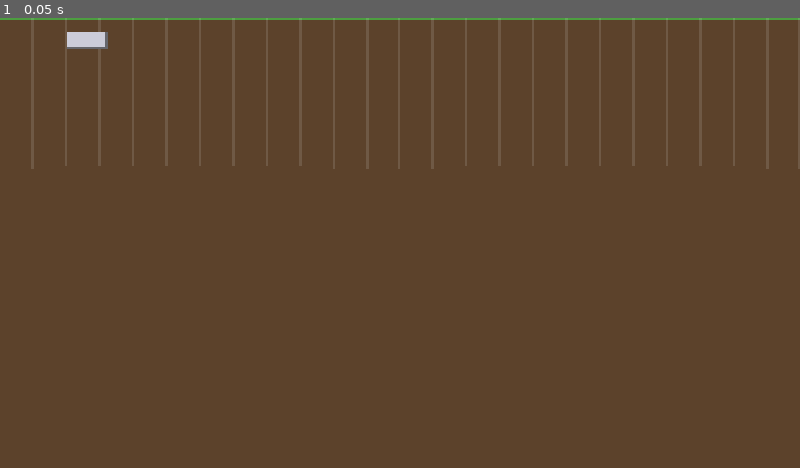
Above: before the commit, frame 1.
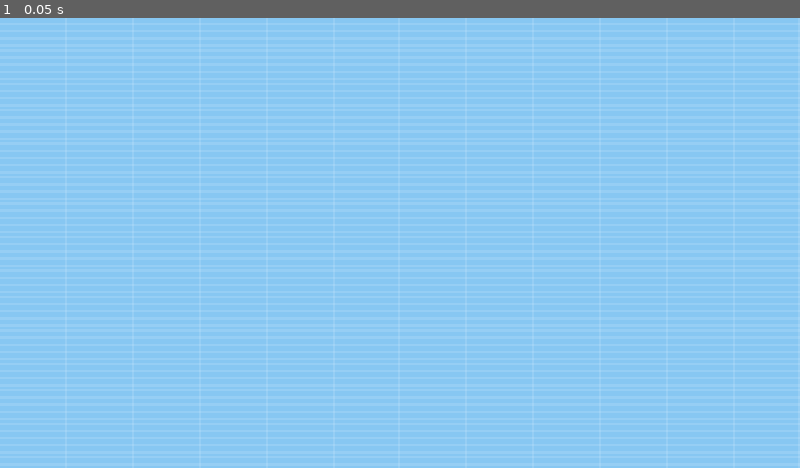
Above: after the commit, the same moment.

Repository: evidencelacking/TowerGame
Game: Godot game, scene res://scenes/main.tscn
Two runs of this game, one before a commit and one after it. Both use one fixed random seed, a clock stepped at 60 frames per second and the inputs below.
Inputs:
- Up to frame 1 (0.05 s): no input

The runs differ from the first frame. In frame 1, 100% of the frame differs, in the area x 0-100%, y 0-100%.

Commit message:
refactor(view): use shared view_consts.gd from #5 (refs #6)
Co-Authored-By: Claude Sonnet 5.5 <noreply@anthropic.com>

Diff:
--- a/scripts/main.gd
+++ b/scripts/main.gd
@@ -13,5 +13,5 @@
 		_tower.grid.place(i + 1, 1 + i % 8, 10 + (i * 7) % 60, 4 + i % 5)
 	_tower.grid.place(100, -2, 20, 12)
 	var renderer: TowerRenderer = $TowerRenderer
-	renderer.people = [[1, 120], [3, 400]]
+	renderer.people = [[1, 240], [3, 800]]
 	renderer.set_tower(_tower)
--- a/scripts/view/tower_renderer.gd
+++ b/scripts/view/tower_renderer.gd
@@ -1,7 +1,8 @@
 class_name TowerRenderer
 extends Node2D
+const VC := preload("res://scripts/view/view_consts.gd")
 ## Draws the tower with native shapes only. Reads the Tower read-only; never mutates sim state.
-## All geometry is integer pixels from ViewConstants, so edges stay aligned at any zoom.
+## All geometry is integer pixels from view_consts.gd, so edges stay aligned at any zoom.
 
 const SKY_COLOR := Color(0.53, 0.78, 0.95)
 const GROUND_COLOR := Color(0.36, 0.26, 0.17)
@@ -12,7 +13,7 @@
 const PERSON_COLOR := Color(0.95, 0.9, 0.2)
 const MARGIN: int = 4000  ## Sky and ground extend this far past the tower, in pixels.
 const PERSON_W: int = 4
-const PERSON_H: int = 10
+const PERSON_H: int = 10  # a cell is 16 px tall
 
 ## Room type -> colour. The only place room colours are defined. Room types do not exist in
 ## the sim yet (issue 2.x); keys are placeholder type ids until they do.
@@ -37,30 +38,26 @@
 
 
 func _draw() -> void:
-	var top := ViewConstants.floor_top_y(Tower.Grid.FLOOR_COUNT - 1)
-	var bottom := ViewConstants.floor_top_y(0) + ViewConstants.FLOOR_H
-	var left := -MARGIN
-	var width := ViewConstants.TOWER_PX_W + 2 * MARGIN
-	draw_rect(Rect2i(left, top - MARGIN, width, -top + MARGIN), SKY_COLOR)
-	draw_rect(Rect2i(left, 0, width, bottom + MARGIN), GROUND_COLOR)
-	draw_rect(Rect2i(left, 0, width, 4), GRASS_COLOR)
+	var cell := VC.CELL_PX
+	var world := Rect2i(VC.world_rect())
+	var ground_y := (Tower.Grid.FLOOR_MAX) * cell  # bottom of floor 1, top of B1
+	draw_rect(Rect2i(-MARGIN, world.position.y - MARGIN, world.size.x + 2 * MARGIN, ground_y + MARGIN), SKY_COLOR)
+	draw_rect(Rect2i(-MARGIN, ground_y, world.size.x + 2 * MARGIN, world.size.y - ground_y + MARGIN), GROUND_COLOR)
+	draw_rect(Rect2i(-MARGIN, ground_y, world.size.x + 2 * MARGIN, 4), GRASS_COLOR)
 	if tower == null:
 		return
-	_draw_floors()
+	_draw_grid(world)
 	_draw_rooms()
 	_draw_people()
 
 
-func _draw_floors() -> void:
-	for index: int in Tower.Grid.FLOOR_COUNT:
-		var y := ViewConstants.floor_top_y(index)
-		if index >= 10:  # floor separator lines, 1 screen pixel at any zoom
-			var line_y := y + ViewConstants.FLOOR_H
-			draw_line(Vector2(0, line_y), Vector2(ViewConstants.TOWER_PX_W, line_y), GRID_COLOR, -1.0)
+## Hairline lines (1 screen pixel at any zoom) every floor and every 10 columns.
+func _draw_grid(world: Rect2i) -> void:
+	var cell := VC.CELL_PX
+	for row in range(0, Tower.Grid.FLOOR_COUNT + 1):
+		draw_line(Vector2(0, row * cell), Vector2(world.size.x, row * cell), GRID_COLOR, -1.0)
 	for column in range(0, Tower.Grid.WIDTH_UNITS + 1, 10):
-		var x := ViewConstants.column_x(column)
-		var y0 := ViewConstants.floor_top_y(Tower.Grid.FLOOR_COUNT - 1)
-		draw_line(Vector2(x, y0), Vector2(x, y0 + Tower.Grid.FLOOR_COUNT * ViewConstants.FLOOR_H), GRID_COLOR, -1.0)
+		draw_line(Vector2(column * cell, 0), Vector2(column * cell, world.size.y), GRID_COLOR, -1.0)
 
 
 func _draw_rooms() -> void:
@@ -76,7 +73,7 @@
 				continue
 			seen[id] = true
 			var run := grid.run_of(id)
-			var rect := Rect2i(ViewConstants.column_x(run[1]), ViewConstants.floor_top_y(index), run[2] * ViewConstants.CELL_W, ViewConstants.FLOOR_H)
+			var rect := Rect2i(run[1] * VC.CELL_PX, VC.floor_to_row(floor_number) * VC.CELL_PX, run[2] * VC.CELL_PX, VC.CELL_PX)
 			var type_id: int = room_type_of.call(id)
 			var color: Color = ROOM_COLORS.get(type_id, EMPTY_ROOM_COLOR)
 			draw_rect(rect, color)
@@ -86,8 +83,7 @@
 
 func _draw_people() -> void:
 	for person in people:
-		var index := Tower.Grid.floor_to_index(person[0])
-		if index < 0:
+		if not Tower.Grid.is_valid_floor(person[0]):
 			continue
-		var y := ViewConstants.floor_top_y(index) + ViewConstants.FLOOR_H - PERSON_H
+		var y: int = (VC.floor_to_row(person[0]) + 1) * VC.CELL_PX - PERSON_H
 		draw_rect(Rect2i(person[1], y, PERSON_W, PERSON_H), PERSON_COLOR)
--- a/scripts/view/view_constants.gd
+++ /dev/null
@@ -1,18 +0,0 @@
-class_name ViewConstants
-extends RefCounted
-## Pixel geometry shared by the view scripts (renderer, camera). One world unit is one pixel at
-## zoom 1. World y grows downward; y = 0 is the ground line (the bottom of floor 1, the top of B1).
-
-const CELL_W: int = 8  ## Pixels per grid cell, horizontally.
-const FLOOR_H: int = 36  ## Pixels per floor, vertically.
-const TOWER_PX_W: int = Tower.Grid.WIDTH_UNITS * CELL_W  ## Width of one floor in pixels.
-
-
-## Top edge (world y) of a floor given its storage index (see Grid.floor_to_index()).
-static func floor_top_y(floor_index: int) -> int:
-	return -(floor_index - 9) * FLOOR_H
-
-
-## Left edge (world x) of a grid column.
-static func column_x(column: int) -> int:
-	return column * CELL_W
--- /dev/null
+++ b/scripts/view/view_consts.gd
@@ -0,0 +1,18 @@
+extends RefCounted
+## Shared view constants and world-space helpers. World space: x grows right from
+## column 0, y grows down from the top of floor 100. One grid cell is CELL_PX square.
+
+const CELL_PX := 16  ## Pixels per grid cell (and per floor height) at zoom 1.
+const GridScript := preload("res://scripts/sim/grid.gd")
+
+
+## Row index counted from the top: floor 100 is row 0, B10 is the last row (no floor 0).
+static func floor_to_row(floor_number: int) -> int:
+	if floor_number > 0:
+		return GridScript.FLOOR_MAX - floor_number
+	return GridScript.FLOOR_MAX - floor_number - 1
+
+
+## The whole tower in pixels at zoom 1.
+static func world_rect() -> Rect2:
+	return Rect2(0, 0, GridScript.WIDTH_UNITS * CELL_PX, GridScript.FLOOR_COUNT * CELL_PX)
Not shown, removed: scripts/view/view_constants.gd.uid
Not shown, added: scripts/view/view_consts.gd.uid
